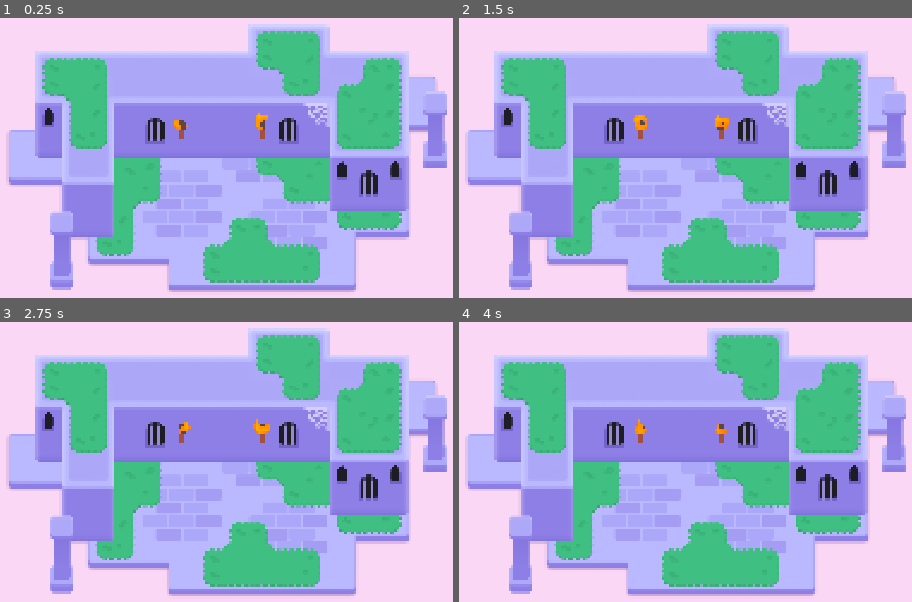
Above: before the commit, frames 1-4 (two rows, left to right).
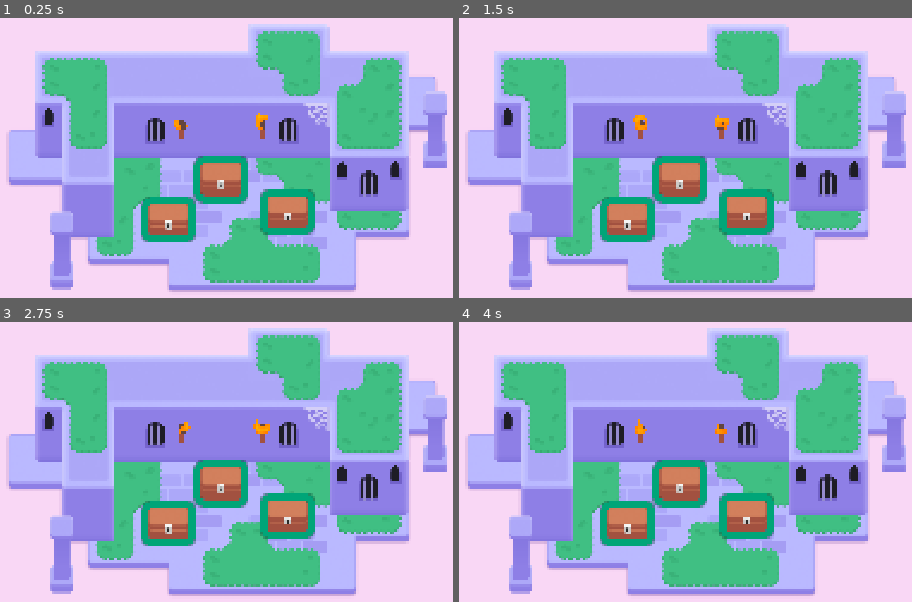
Above: after the commit, the same moments.

Repository: avchowgda/M6-Looting-
Game: Godot game, scene res://lessons/mini_dungeon.tscn
Same seed, same stepped clock (60 frames per second), same inputs: the game is played once before the commit and once after it.
Inputs (mouse positions are in pixels of both pictures, inside the frame that each line leads up to):
- Up to frame 1 (0.25 s): no input
- Up to frame 2 (1.5 s): tap Enter at 0.5 s; move the mouse to (857, 152) at 0.52 s; hold D (move_right) 0.53-1.28 s; tap Z at 0.6, 1.35 s; click (857, 152) at 0.67 s; tap Space at 0.77 s; move the mouse to (522, 197) at 1.27 s; hold S (move_down) from 1.28 s (still down); click (522, 197) at 1.42 s
- Up to frame 3 (2.75 s): tap Space at 1.52 s; move the mouse to (303, 380) at 2.02 s; release S (move_down) at 2.03 s; hold D (move_right) from 2.03 s (still down); tap Z at 2.1 s; click (303, 380) at 2.17 s
- Up to frame 4 (4 s): move the mouse to (640, 568) at 2.77 s; release D (move_right) at 2.78 s; hold W (move_up) 2.78-3.53 s; tap Z at 2.85, 3.6 s; click (640, 568) at 2.92 s; tap Space at 3.02, 3.77 s; move the mouse to (outside the picture) at 3.52 s; hold A (move_left) from 3.53 s (still down); click (outside the picture) at 3.67 s

The runs differ from the first frame. In frame 1, 5.9% of the frame differs, in the area x 31-70%, y 49-80%; in frame 2, 5.9%; in frame 3, 5.9%; in frame 4, 5.9%.

Commit message:
M6L3 finished

Diff:
--- a/lessons/chest/chest.gd
+++ b/lessons/chest/chest.gd
@@ -1 +1,19 @@
 extends Area2D
+
+@onready var canvas_group: CanvasGroup = $CanvasGroup
+
+func set_outline_thickness(new_thickness: float) -> void:
+	canvas_group.material.set_shader_parameter("line_thickness", new_thickness)
+
+func _ready() -> void:
+	mouse_entered.connect(_on_mouse_entered)
+	mouse_exited.connect(_on_mouse_exited)
+	canvas_group.material.set_shader_parameter("line_thickness", 3.0)
+
+func _on_mouse_entered() -> void:
+	var tween := create_tween()
+	tween.tween_method(set_outline_thickness,3.0,6.0,0.08)
+
+func _on_mouse_exited() -> void:
+	var tween := create_tween()
+	tween.tween_method(set_outline_thickness,6.0,3.0,0.08)
--- a/lessons/chest/chest.tscn
+++ b/lessons/chest/chest.tscn
@@ -6,18 +6,24 @@
 [ext_resource type="Texture2D" uid="uid://bnem1cahhoxdk" path="res://lessons/chest/top.png" id="4_2au7y"]
 [ext_resource type="Texture2D" uid="uid://bu2jin246nel5" path="res://lessons/chest/lock.png" id="5_relj8"]
 
+[sub_resource type="RectangleShape2D" id="RectangleShape2D_bv3sb"]
+size = Vector2(97, 78)
+
 [sub_resource type="ShaderMaterial" id="ShaderMaterial_hb7wy"]
+resource_local_to_scene = true
 shader = ExtResource("2_4q7cj")
 shader_parameter/line_color = Color(1.3957917e-06, 0.64610326, 0.47051388, 1)
-shader_parameter/line_thickness = 19.0
+shader_parameter/line_thickness = 4.0
 shader_parameter/viewport_scale = Vector2(1, 1)
-
-[sub_resource type="RectangleShape2D" id="RectangleShape2D_bv3sb"]
-size = Vector2(97, 78)
 
 [node name="Chest" type="Area2D"]
 position = Vector2(-1, -22)
 script = ExtResource("1_65g6b")
+
+[node name="CollisionShape2D" type="CollisionShape2D" parent="."]
+visible = false
+position = Vector2(1.5, 0)
+shape = SubResource("RectangleShape2D_bv3sb")
 
 [node name="CanvasGroup" type="CanvasGroup" parent="."]
 material = SubResource("ShaderMaterial_hb7wy")
@@ -34,7 +40,4 @@
 position = Vector2(2, 12)
 texture = ExtResource("5_relj8")
 
-[node name="CollisionShape2D" type="CollisionShape2D" parent="."]
-visible = false
-position = Vector2(1.5, 0)
-shape = SubResource("RectangleShape2D_bv3sb")
+[node name="Camera2D" type="Camera2D" parent="."]
--- a/lessons/mini_dungeon.tscn
+++ b/lessons/mini_dungeon.tscn
@@ -6,6 +6,7 @@
 [ext_resource type="Texture2D" uid="uid://c1rgncfgjxefj" path="res://assets/dungeon/pillar.png" id="4_gq228"]
 [ext_resource type="Texture2D" uid="uid://l0y1k1obencd" path="res://assets/dungeon/spider_web.png" id="5_ywba7"]
 [ext_resource type="PackedScene" uid="uid://eundh35r605v" path="res://assets/torch/torch.tscn" id="6_fokey"]
+[ext_resource type="PackedScene" uid="uid://l0yorxmjaocd" path="res://lessons/chest/chest.tscn" id="7_jj8kc"]
 
 [sub_resource type="TileSetAtlasSource" id="TileSetAtlasSource_6s4s5"]
 texture = ExtResource("1_sym7n")
@@ -321,3 +322,12 @@
 mouse_filter = 2
 color = Color(0.977546, 0.842183, 0.960847, 1)
 metadata/_edit_lock_ = true
+
+[node name="Chest" parent="." instance=ExtResource("7_jj8kc")]
+position = Vector2(573, 246)
+
+[node name="Chest2" parent="." instance=ExtResource("7_jj8kc")]
+position = Vector2(446, 343)
+
+[node name="Chest3" parent="." instance=ExtResource("7_jj8kc")]
+position = Vector2(731, 324)
Not shown: 1 places in lessons/mini_dungeon.tscn that only renumber resources
